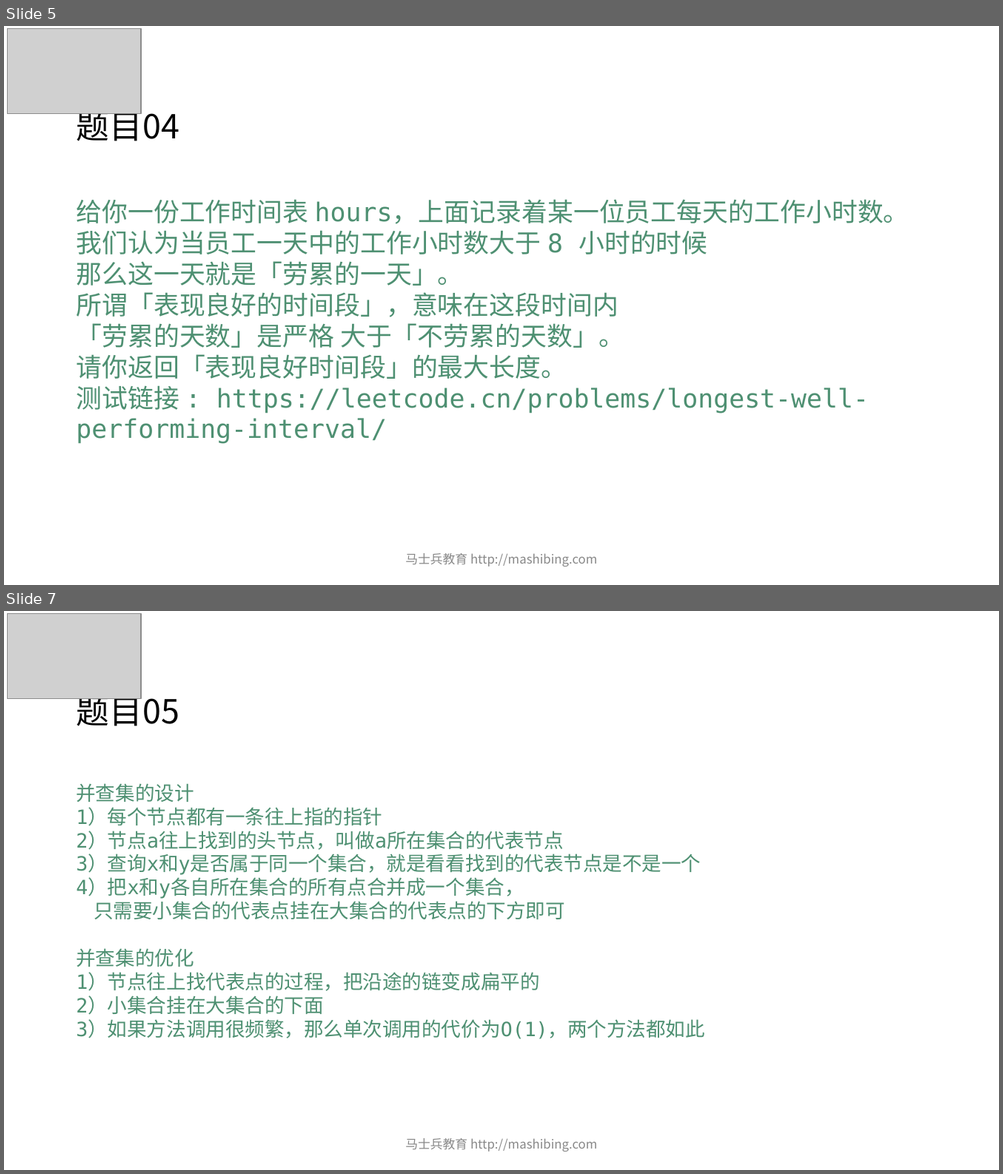
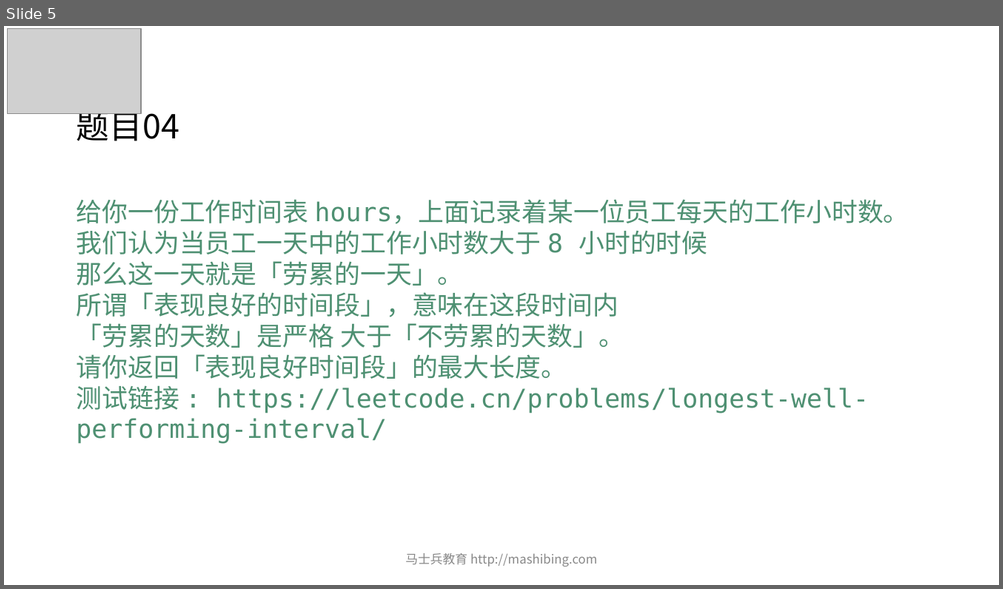
Before and after one commit to wblksheep/algorithm-zuo-msb-code, a slide deck: MCA算法突击课/第03期/ppt/powerpoint/第05节 .pptx. Shown one above the other, each under a label of ours: slides 5 and 7 before the commit, slide 5 after it; the slides between them are not shown. The pictures are 1003x1174 and 1003x589 pixels, drawn with LibreOffice and Linux fonts; fonts in the diff are those of the drawing; grey boxes stand for pictures. Boxes give left, top, right and bottom in pixels: in the first picture for what was removed or moved away, otherwise in the second. Text is boxed around its words. In the diff, an @@ line names an element or a change of style, - is before the commit and + after.

```diff
--- a/MCA算法突击课/第03期/ppt/powerpoint/第05节 .pptx
+++ b/MCA算法突击课/第03期/ppt/powerpoint/第05节 .pptx
@@ slide 7 removed at [4,611,999,1170], background #FFFFFF @@
@@ picture removed at [8,614,142,699] @@
@@ title removed at [76,690,179,726] @@
-题目05
@@ text removed at [76,783,705,1039] @@
-并查集的设计
-1）每个节点都有一条往上指的指针
-2）节点a往上找到的头节点，叫做a所在集合的代表节点
-3）查询x和y是否属于同一个集合，就是看看找到的代表节点是不是一个
-4）把x和y各自所在集合的所有点合并成一个集合，
-只需要小集合的代表点挂在大集合的代表点的下方即可
-并查集的优化
-1）节点往上找代表点的过程，把沿途的链变成扁平的
-2）小集合挂在大集合的下面
-3）如果方法调用很频繁，那么单次调用的代价为O(1)，两个方法都如此
@@ text removed at [405,1139,597,1152] @@
-马士兵教育 http://mashibing.com
```
Also in this commit, not shown: 2 slides changed, 3 other slides removed, 1 other file.
